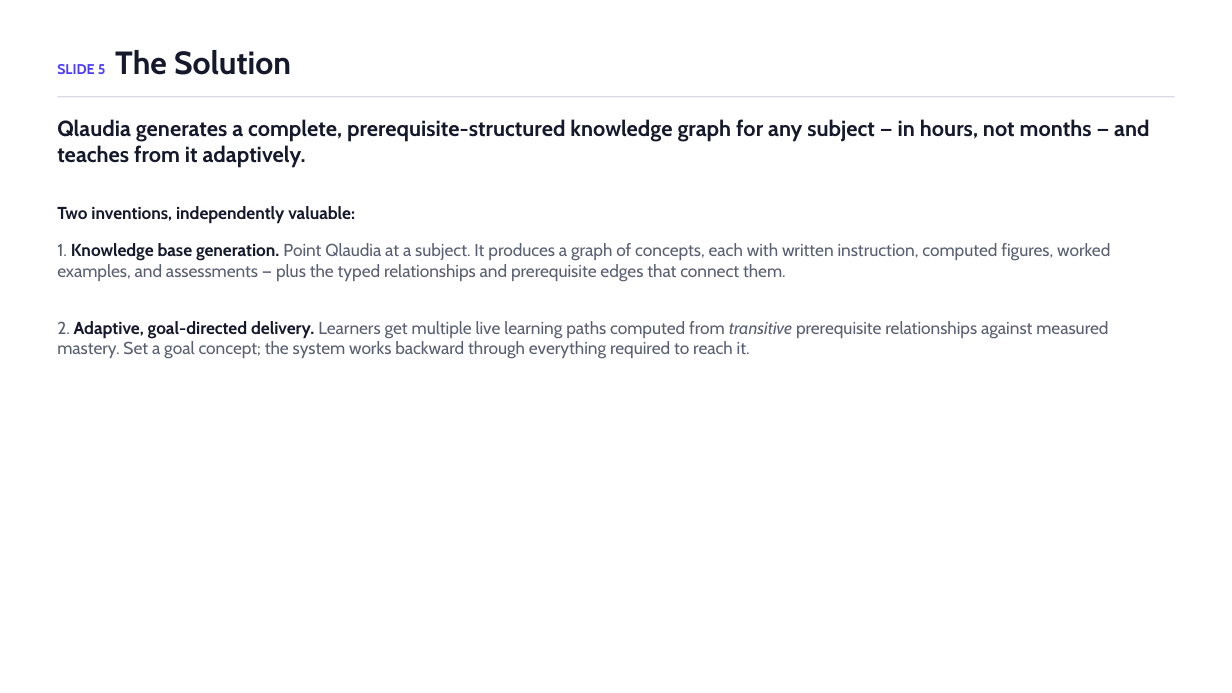
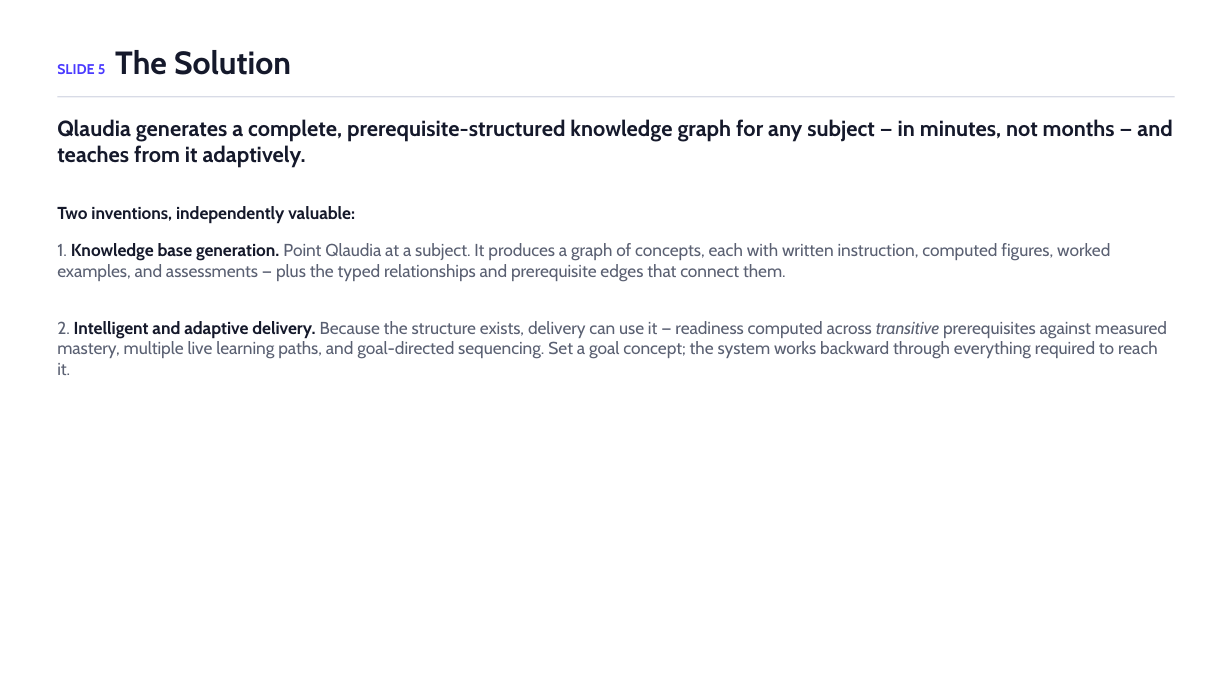
Before and after one commit to ChuckIrvine/qlaudia, a slide deck: slide 5 of pitch_deck/qlaudia_pitch_deck.pptx. Drawn at 1232x693 pixels with LibreOffice and Linux fonts; fonts in the diff are those of the drawing. Boxes give left, top, right and bottom in pixels: in the first picture for what was removed or moved away, otherwise in the second. Text is boxed around its words. In the diff, an @@ line names an element or a change of style, - is before the commit and + after.

```diff
--- a/pitch_deck/qlaudia_pitch_deck.pptx
+++ b/pitch_deck/qlaudia_pitch_deck.pptx
@@ text at bbox=[57, 119, 1172, 168]: text changed @@
-Qlaudia generates a complete, prerequisite-structured knowledge graph for any subject — in hours, not months — and teaches from it adaptively.
+Qlaudia generates a complete, prerequisite-structured knowledge graph for any subject — in minutes, not months — and teaches from it adaptively.
@@ text at bbox=[57, 321, 1167, 375]: text changed @@
-2. Adaptive, goal-directed delivery. Learners get multiple live learning paths computed from transitive prerequisite relationships against measured mastery. Set a goal concept; the system works backward through everything required to reach it.
+2. Intelligent and adaptive delivery. Because the structure exists, delivery can use it — readiness computed across transitive prerequisites against measured mastery, multiple live learning paths, and goal-directed sequencing. Set a goal concept; the system works backward through everything required to reach it.
```
Also in this commit, not shown: 8 other slides changed, 5 slides added, 6 slides removed, 2 other files.
